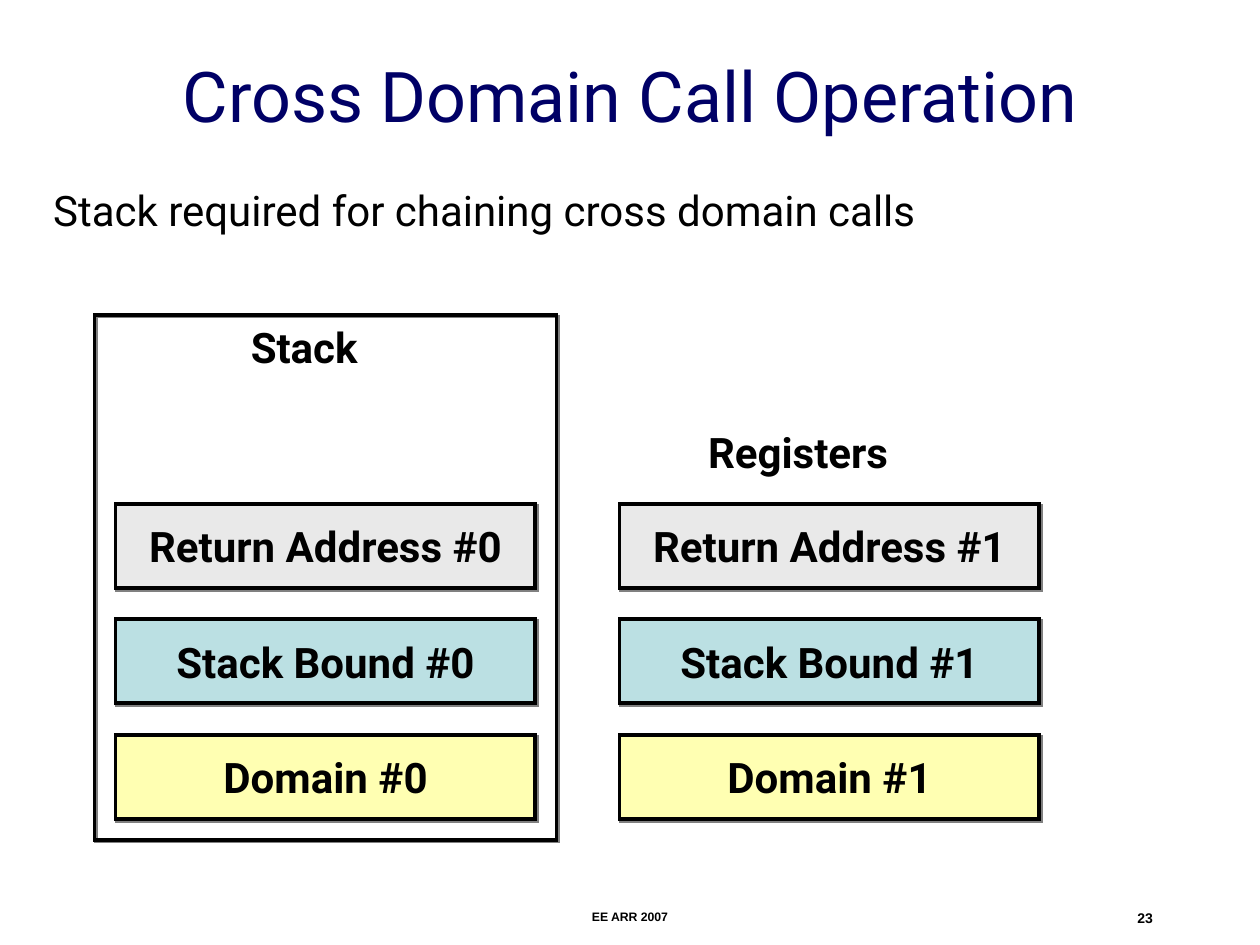
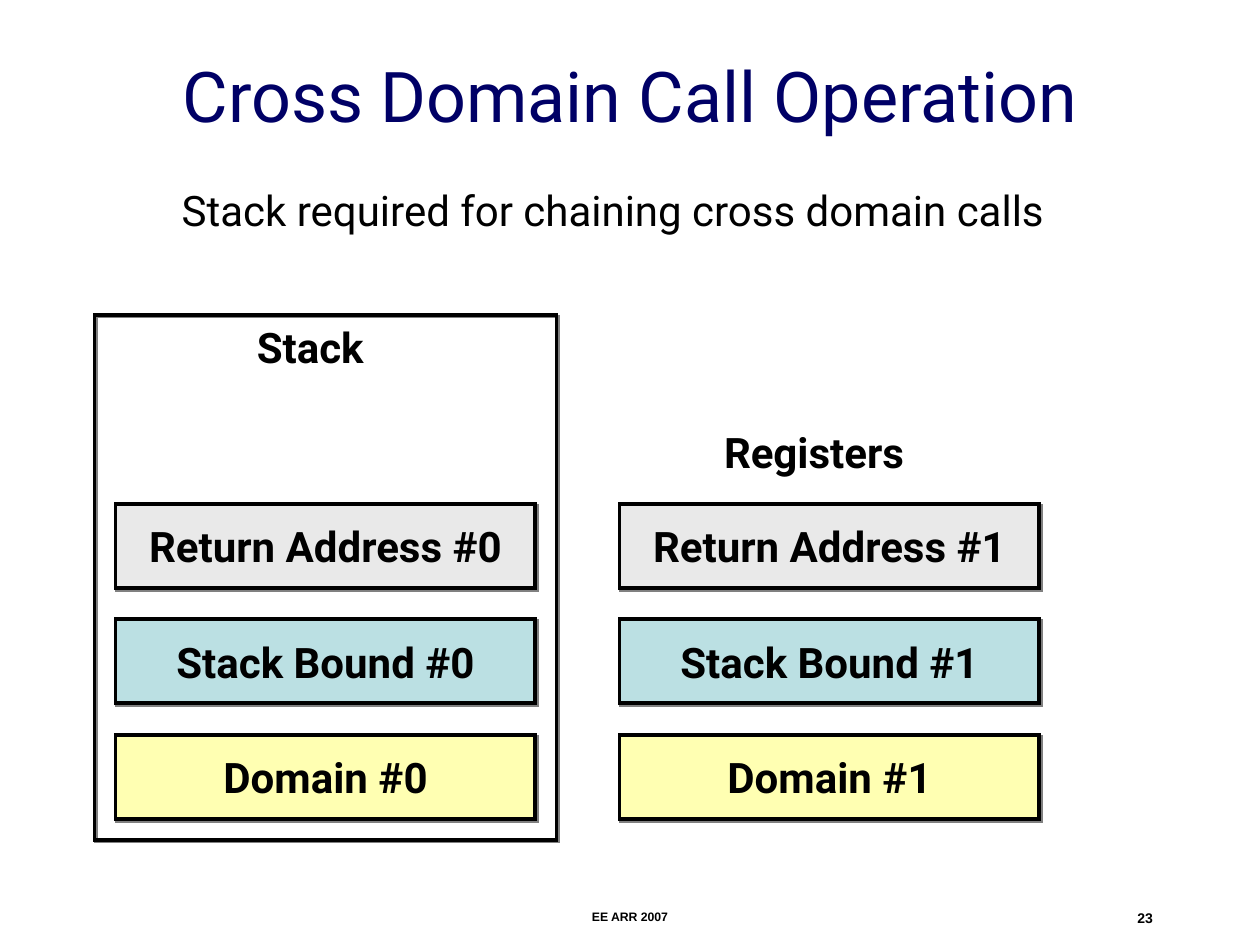
Before and after one commit to nesl/umpu, a slide deck: slide 23 of docs/ee-arr-2007/ee-arr.ppt. Drawn at 1260x945 pixels with LibreOffice and Linux fonts; fonts in the diff are those of the drawing. Boxes give left, top, right and bottom in pixels: in the first picture for what was removed or moved away, otherwise in the second. Text is boxed around its words. In the diff, an @@ line names an element or a change of style, - is before the commit and + after.

```diff
--- a/docs/ee-arr-2007/ee-arr.ppt
+++ b/docs/ee-arr-2007/ee-arr.ppt
@@ text "Stack required for chaining cross ...": place and size @@
-text "Stack required for chaining cross ..." at (53,194,915,235)
+text "Stack required for chaining cross ..." at (182,194,1044,235)
@@ text "Stack": place and size @@
-text "Stack" at (251,331,358,364)
+text "Stack" at (257,331,364,364)
@@ text "Registers": place and size @@
-text "Registers" at (708,437,888,477)
+text "Registers" at (724,437,904,477)
```
Also in this commit, not shown: 20 other slides changed, 2 other files.
